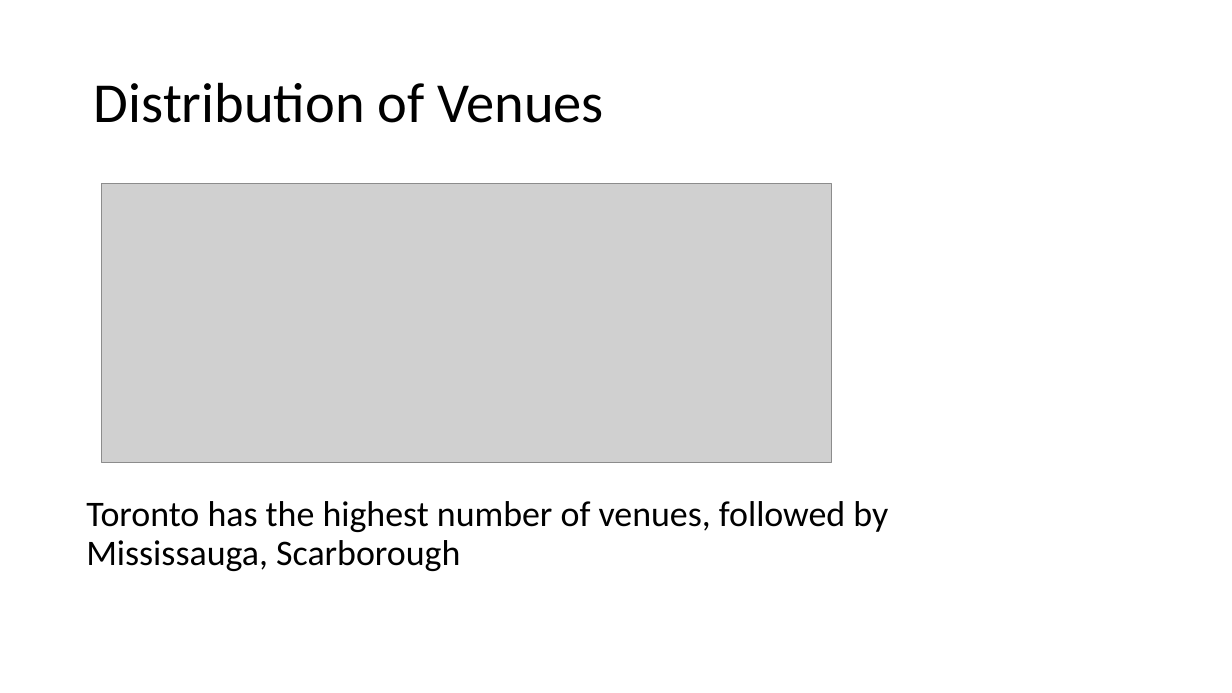
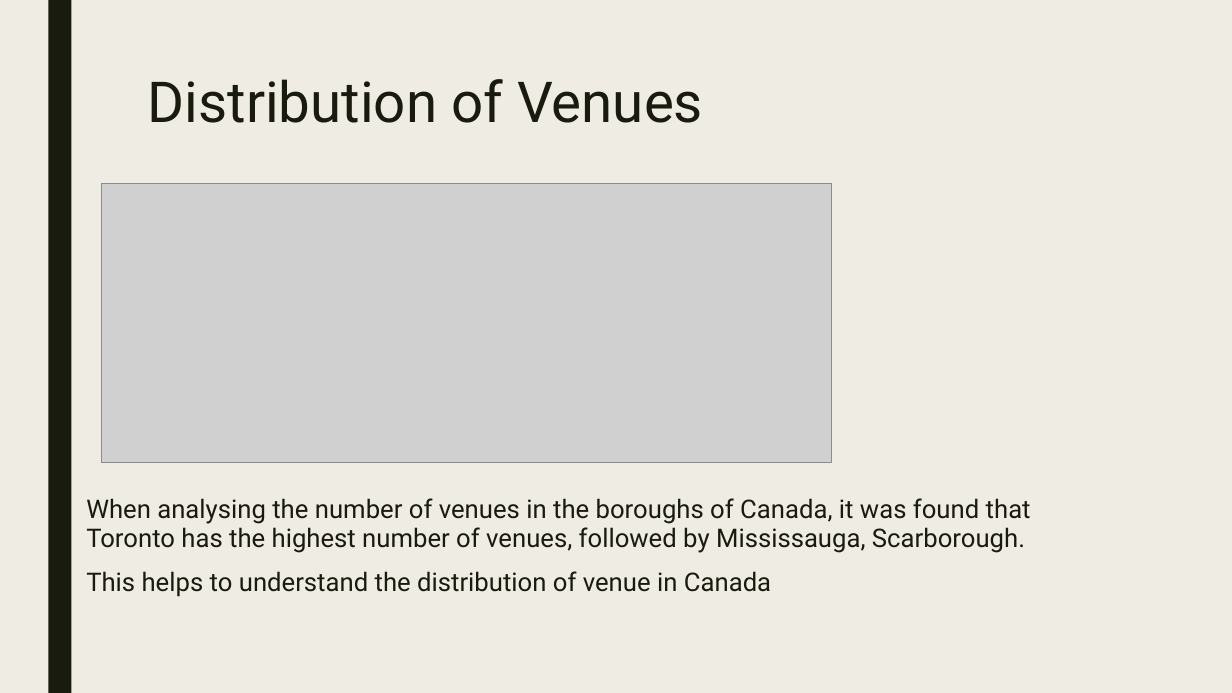
Before and after one commit to muthu5/Coursera_Capstone, a slide deck: slide 5 of Deck.pptx (slide 2 before the commit). Drawn at 1232x693 pixels with LibreOffice and Linux fonts; fonts in the diff are those of the drawing; grey boxes stand for pictures. Boxes give left, top, right and bottom in pixels: in the first picture for what was removed or moved away, otherwise in the second. Text is boxed around its words. In the diff, an @@ line names an element or a change of style, - is before the commit and + after.

```diff
--- a/Deck.pptx
+++ b/Deck.pptx
@@ background #FFFFFF to #EFEDE3 @@
@@ rectangle added at (x1=48, y1=0, x2=71, y2=693), fill #191B0E @@
@@ title "Distribution of Venues" moved from (x1=94, y1=82, x2=604, y2=123) to (x1=148, y1=79, x2=703, y2=123) @@
@@ title "Distribution of Venues" at (x1=148, y1=79, x2=703, y2=123): font Calibri to Roboto, text colour #000000 to #191B0E; line spacing 0.9 to 0.89; vertical alignment middle to top @@
@@ text at (x1=86, y1=498, x2=1031, y2=597): text changed; size 28 to 20 pt; font Calibri to Roboto; text colour #000000 to #191B0E @@
-Toronto has the highest number of venues, followed by Mississauga, Scarborough
+When analysing the number of venues in the boroughs of Canada, it was found that Toronto has the highest number of venues, followed by Mississauga, Scarborough.
+This helps to understand the distribution of venue in Canada
```
Also in this commit, not shown: 6 other slides changed, 3 slides added, 1 other file.
